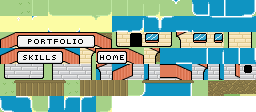
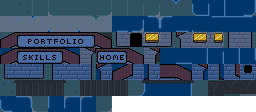
Revision of a layered (256, 112) image; what changed, layer by layer:
added layer "Tint" above "Window copy" over [146, 34, 222, 40]
added layer "Window" above "Color Lookup 1" over [146, 34, 222, 40]
painted on "Layer 30" over [0, 32, 240, 80]
